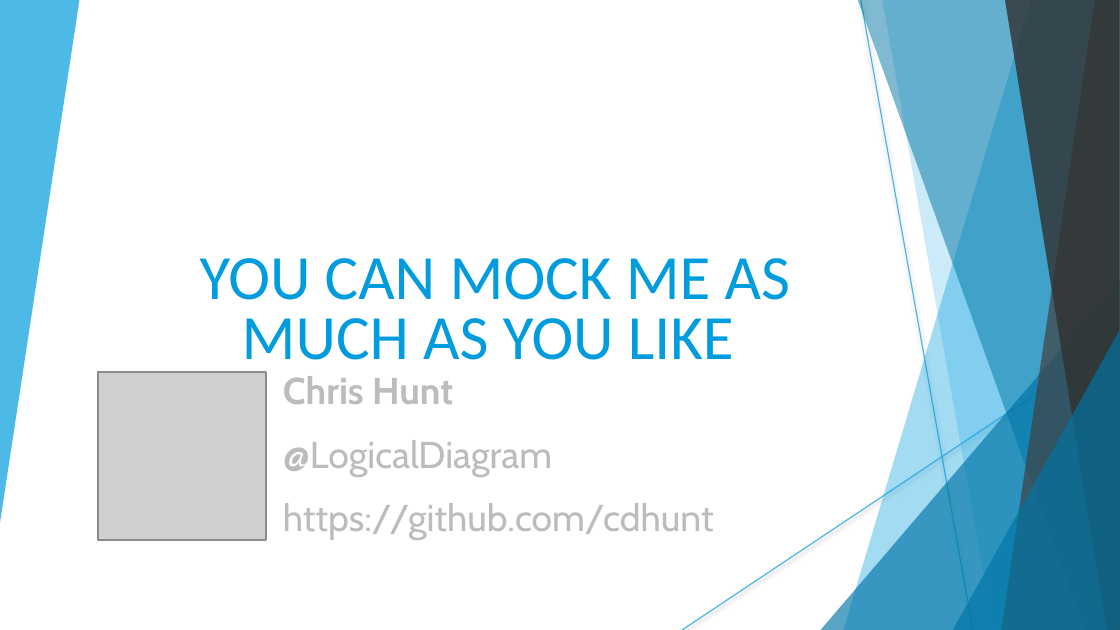
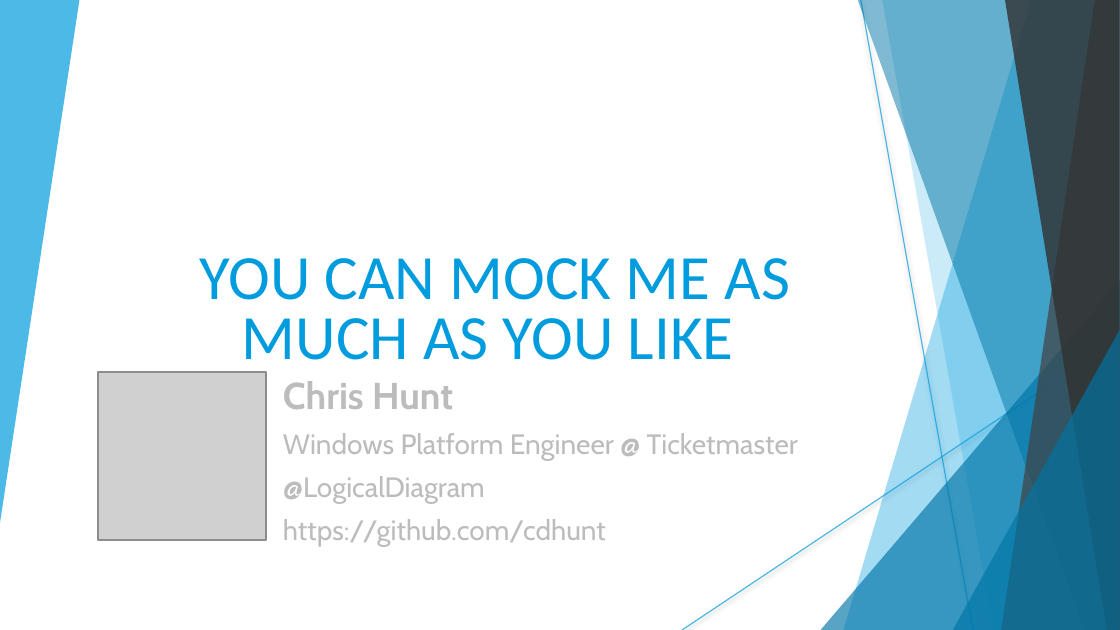
Before and after one commit to cdhunt/pssummit2017-mocking, a slide deck: slide 1 of Summit2017_Mocking.pptx. Drawn at 1120x630 pixels with LibreOffice and Linux fonts; fonts in the diff are those of the drawing; grey boxes stand for pictures; background and template pictures are left out. Boxes give left, top, right and bottom in pixels: in the first picture for what was removed or moved away, otherwise in the second. Text is boxed around its words. In the diff, an @@ line names an element or a change of style, - is before the commit and + after.

```diff
--- a/Summit2017_Mocking.pptx
+++ b/Summit2017_Mocking.pptx
@@ subtitle at (283, 381, 606, 546): size 24 to 18 pt in "@LogicalDiagram", "https://github.com/cdhunt"; line spacing 0.9 to 1; less space between paragraphs @@
@@ subtitle at (283, 433, 798, 460): paragraph added @@
+Windows Platform Engineer @ Ticketmaster
```
Also in this commit, not shown: 1 other slide changed, 4 slides added, 2 slides removed.
